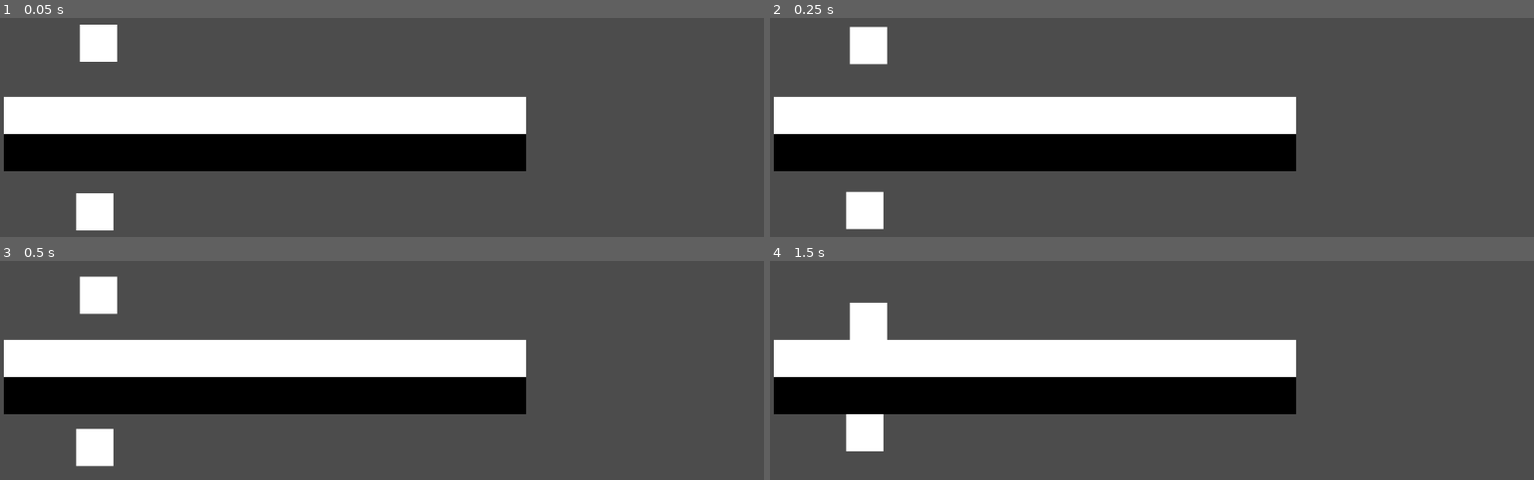
Above: before the commit, frames 1-4 (two rows, left to right).
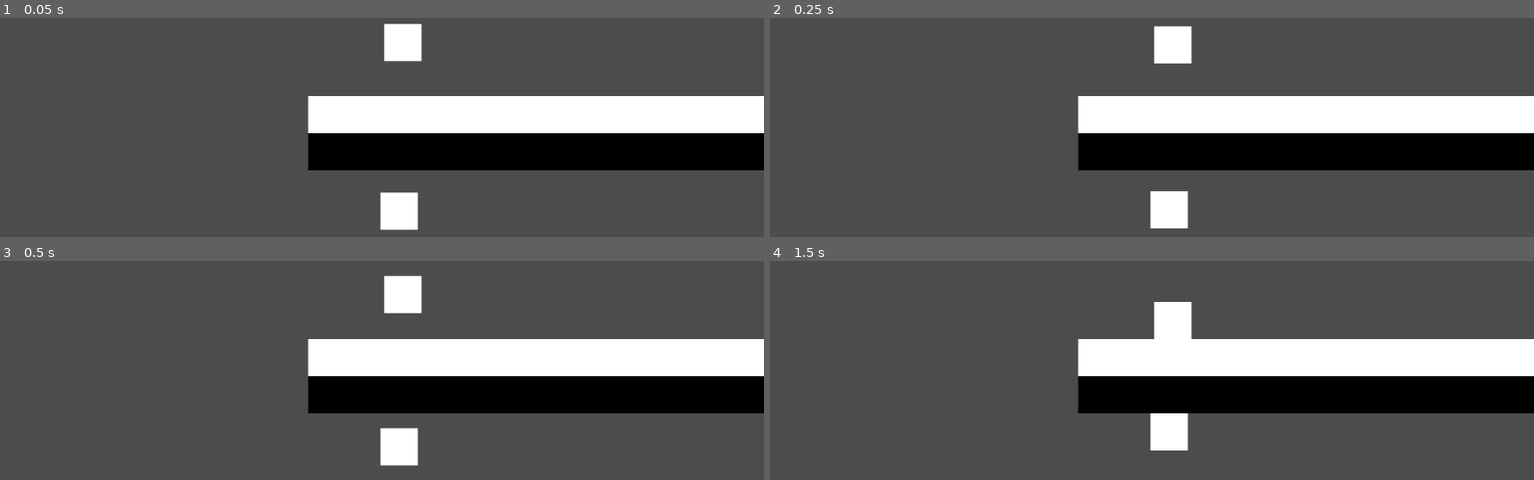
Above: after the commit, the same moments.

Repository: GameDrivenDesign/2-World-Co-Op-Color-Spray-Discovery-And-Jump-N-Run-2D
Game: Godot game, scene res://World/World.tscn
Two runs of this game, one before a commit and one after it. Both use one fixed random seed, a clock stepped at 60 frames per second and the inputs below.
Inputs:
- Up to frame 1 (0.05 s): no input
- Up to frame 2 (0.25 s): no input
- Up to frame 3 (0.5 s): no input
- Up to frame 4 (1.5 s): tap Enter at 1.25 s

The runs differ from the first frame. In frame 1, 28% of the frame differs, in the area x 0-100%, y 2-97%; in frame 2, 28%; in frame 3, 28%, in the area x 0-100%, y 6-94%; in frame 4, 28%.

Commit message:
Add camera to scene

Diff:
--- a/Levels/Level0/Level0.tscn
+++ b/Levels/Level0/Level0.tscn
@@ -1,8 +1,9 @@
-[gd_scene load_steps=4 format=2]
+[gd_scene load_steps=5 format=2]
 
 [ext_resource path="res://Tileset/tileset.tres" type="TileSet" id=1]
 [ext_resource path="res://Levels/GravityAreas.tscn" type="PackedScene" id=2]
 [ext_resource path="res://Player/Player.tscn" type="PackedScene" id=3]
+[ext_resource path="res://Levels/Camera.tscn" type="PackedScene" id=4]
 
 [node name="Level0" type="Node2D" index="0"]
 
@@ -42,3 +43,5 @@
 
 position = Vector2( 121.727, 105.245 )
 playerId = 2
+
+[node name="CameraCenter" parent="." index="4" instance=ExtResource( 4 )]
